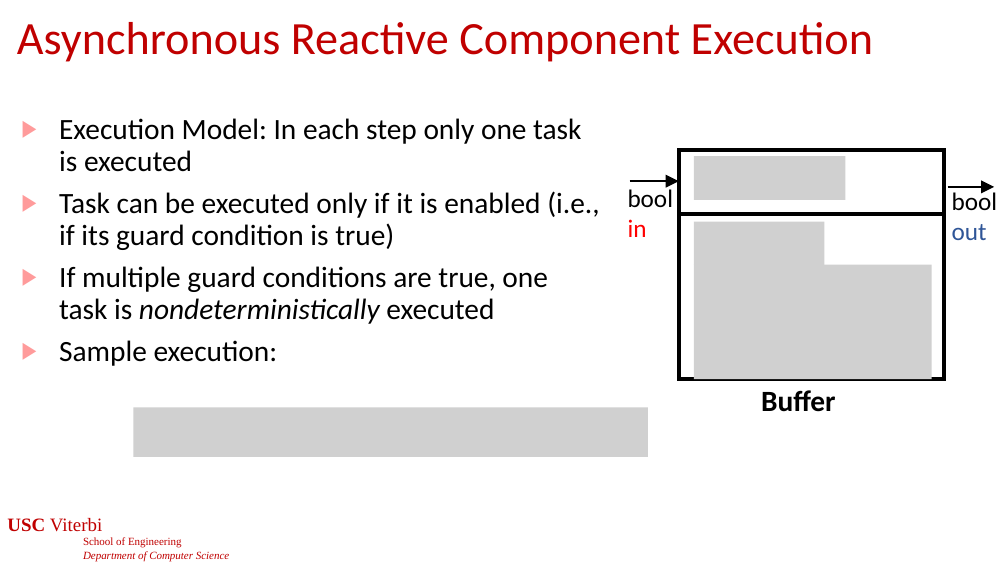
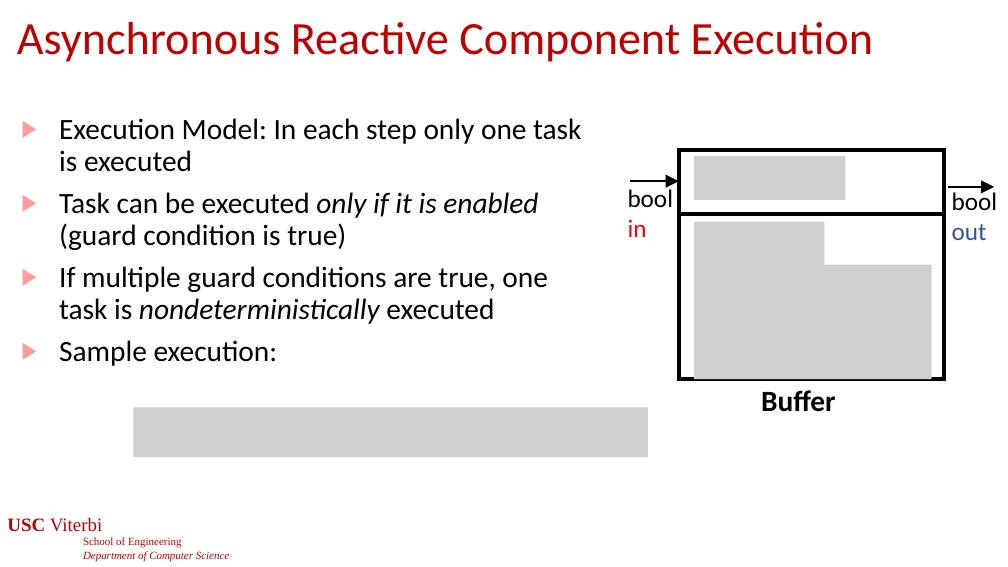
Before and after one commit to jdeshmukh/jdeshmukh.github.io, a slide deck: slide 44 of teaching/cs513-autocps-fall-2024/slides/ModelsOfComputation.pptx. Drawn at 1008x567 pixels with LibreOffice and Linux fonts; fonts in the diff are those of the drawing; grey boxes stand for pictures; background and template pictures are left out. Boxes give left, top, right and bottom in pixels: in the first picture for what was removed or moved away, otherwise in the second. Text is boxed around its words. In the diff, an @@ line names an element or a change of style, - is before the commit and + after.

```diff
--- a/teaching/cs513-autocps-fall-2024/slides/ModelsOfComputation.pptx
+++ b/teaching/cs513-autocps-fall-2024/slides/ModelsOfComputation.pptx
@@ text at (59, 192, 538, 250): text changed @@
-▶ Task can be executed only if it is enabled (i.e., if its guard condition is true)
+▶ Task can be executed only if it is enabled (guard condition is true)
```
Also in this commit, not shown: 6 other slides changed, 2 other files.
